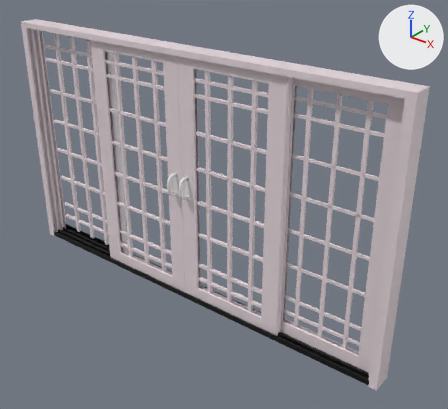
A saved change to the Blender file SGD5470 /savepointbeforecutting.blend.
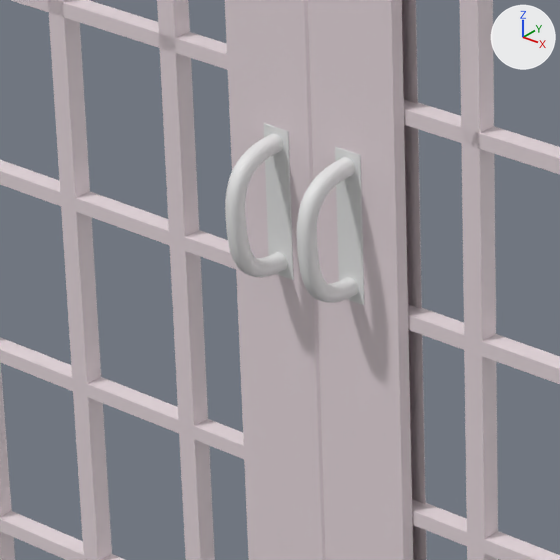
The first picture shows the older version from a camera (50 mm lens) standing at (3.09, -3.4, 3.07) and looking at (0.3, 0.09, 0.91). The close-ups show both versions on the part from 29% to 50% of the width and 37% to 59% of the height of that picture; other places that the commit changed are outside them. Every picture has the same lights, and +X, +Y and +Z are marked at upper right.

The first close-up shows 'Handle1', 'Handle1.001', 'HorizontalGrill1.001', 'HorizontalGrill1.002', 'SecondGlass', 'SecondWindow', 'ThirdGlass', 'ThirdWindow', 'VerticalGrill11.003', 'VerticalGrill11.004', 'VerticalGrill12.003'.
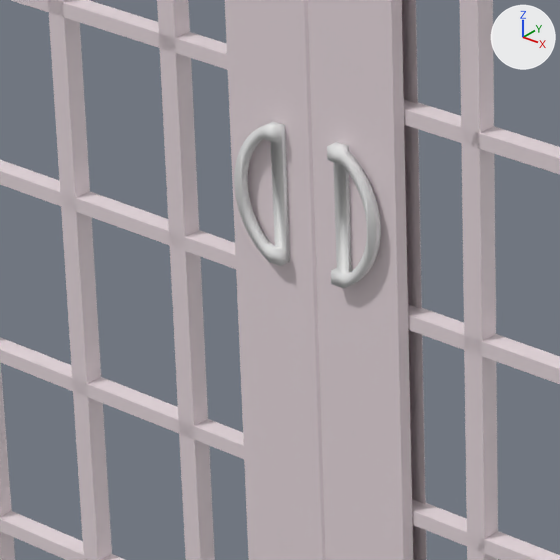
Location of each change, (x1, y1, x2, y2) in pixels of the close-ups (560 x 560 px):
'Handle1', deleted: before (297, 147, 364, 305)
'Handle1.001', deleted: before (225, 123, 294, 280)
'G-Object.001', added: after (327, 142, 381, 288)
'G-Object.002', added: after (234, 122, 290, 266)

The change, as a list of edits to the scene's bpy script:
```text
Add me_g_object_002:
    me_g_object_002.from_pydata(...)  # 140 vertices, 280 faces; spans x 0.0..0.066, y 0.0..0.163, z -0.004..0.011
    me_g_object_002.materials.append(mat_handlematerial)  # white #e7e7e7
Remove ob_handle1:
    ob_handle1 = bpy.data.objects.new('Handle1', me_nurbspath_001)
    ob_handle1.parent = ob_secondwindow
    ob_handle1.matrix_parent_inverse = Matrix(((2.337, 0.0, 0.0, 1.12), (0.0, 3.281, 0.0, 0.292), (0.0, 0.0, 3.281, -0.0985), (0.0, 0.0, 0.0, 1.0)))
    ob_handle1.location = (-0.0667, -0.028, 1.006)
    ob_handle1.rotation_euler = (0.0, 1.571, 0.0)  # degrees (0, 90, 0)
    ob_handle1.scale = (0.0855, 0.0855, 0.0708)
Remove ob_handle1_001:
    ob_handle1_001 = bpy.data.objects.new('Handle1.001', me_nurbspath_002)
    ob_handle1_001.parent = ob_thirdwindow
    ob_handle1_001.matrix_parent_inverse = Matrix(((2.337, 0.0, 0.0, -1.111), (0.0, 3.281, 0.0, 0.292), (0.0, 0.0, 3.281, -0.0985), (0.0, 0.0, 0.0, 1.0)))
    ob_handle1_001.location = (0.0588, -0.028, 1.006)
    ob_handle1_001.rotation_euler = (0.0, 1.571, 0.0)  # degrees (0, 90, 0)
    ob_handle1_001.scale = (0.0855, 0.0855, 0.0708)
Add ob_g_object_002:
    ob_g_object_002 = bpy.data.objects.new('G-Object.002', me_g_object_002)
    ob_g_object_002.parent = ob_thirdwindow
    ob_g_object_002.matrix_parent_inverse = Matrix(((-2.337, 0.0, 0.0, -1.117), (0.0, -3.281, 0.0, -0.155), (0.0, 0.0, 3.281, -0.0985), (0.0, 0.0, 0.0, 1.0)))
    ob_g_object_002.location = (-0.124, -0.0753, 0.97)
    ob_g_object_002.rotation_euler = (1.571, 0.0, 0.0)  # degrees (90, 0, 0)
    ob_g_object_002.scale = (1.2, 1.2, 1.2)
Add ob_g_object_001:
    ob_g_object_001 = bpy.data.objects.new('G-Object.001', me_g_object_002.copy())
    ob_g_object_001.parent = ob_secondwindow
    ob_g_object_001.matrix_parent_inverse = Matrix(((-2.337, 0.0, 0.0, 1.114), (0.0, -3.281, 0.0, -0.155), (0.0, 0.0, 3.281, -0.0985), (0.0, 0.0, 0.0, 1.0)))
    ob_g_object_001.location = (0.123, -0.0753, 0.97)
    ob_g_object_001.rotation_euler = (-1.571, 0.0, 0.0)  # degrees (-90, 0, 0)
    ob_g_object_001.scale = (-1.2, -1.2, -1.2)
```
